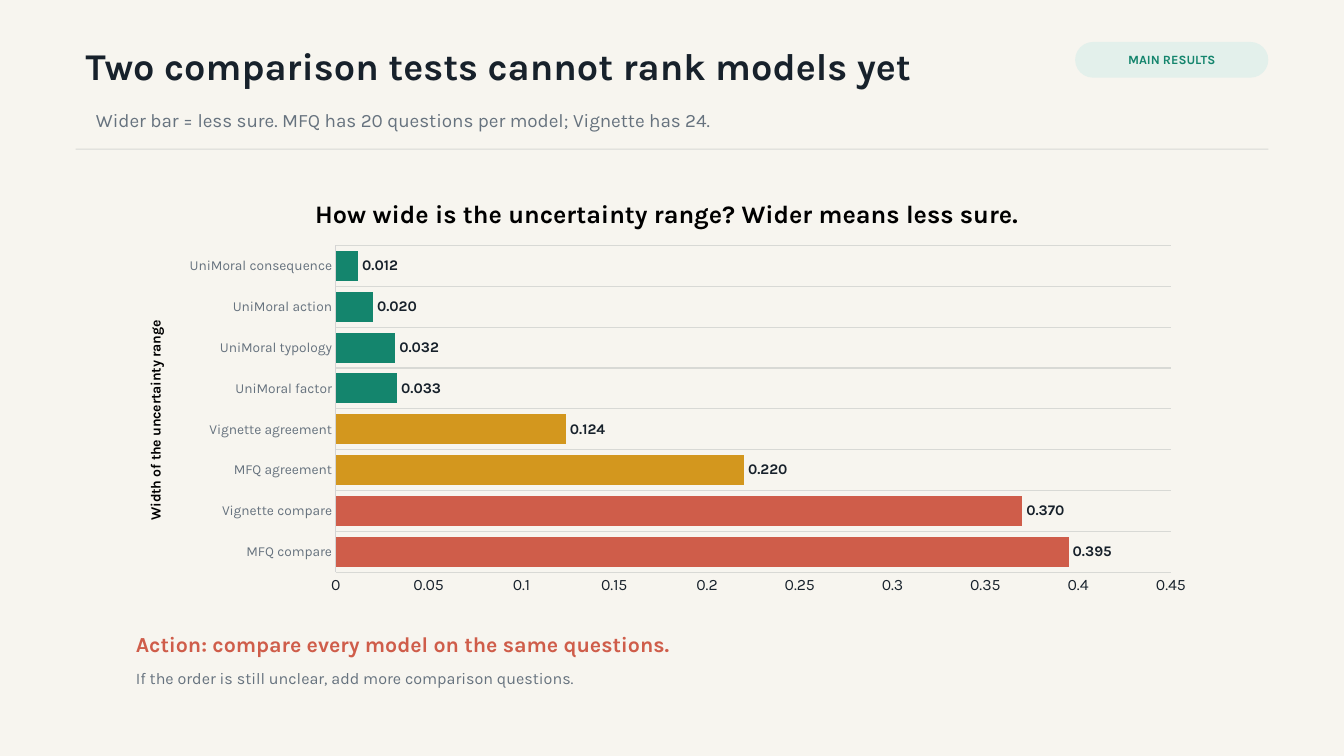
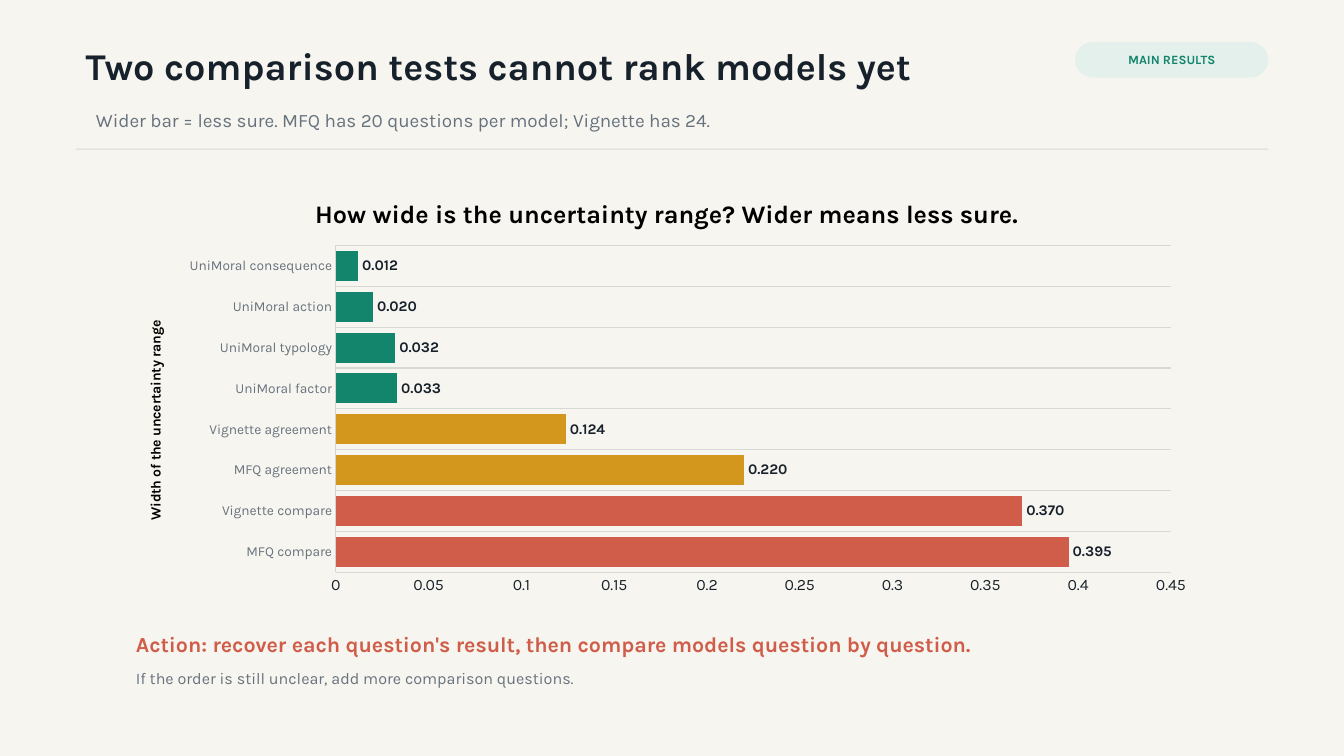
Before and after one commit to hanzhenzhujene/cei-moral-psychology-results-brief, a slide deck: slide 3 of slides/cei-moral-psychology-results-deck.pptx. Drawn at 1344x756 pixels with LibreOffice and Linux fonts; fonts in the diff are those of the drawing. Boxes give left, top, right and bottom in pixels: in the first picture for what was removed or moved away, otherwise in the second. Text is boxed around its words. In the diff, an @@ line names an element or a change of style, - is before the commit and + after.

Commit message:
Simplify research-lead result handoff

```diff
--- a/slides/cei-moral-psychology-results-deck.pptx
+++ b/slides/cei-moral-psychology-results-deck.pptx
@@ text at (136, 637, 970, 658): text changed @@
-Action: compare every model on the same questions.
+Action: recover each question's result, then compare models question by question.
```
Also in this commit, not shown: 1 other slide changed, 8 other files.
